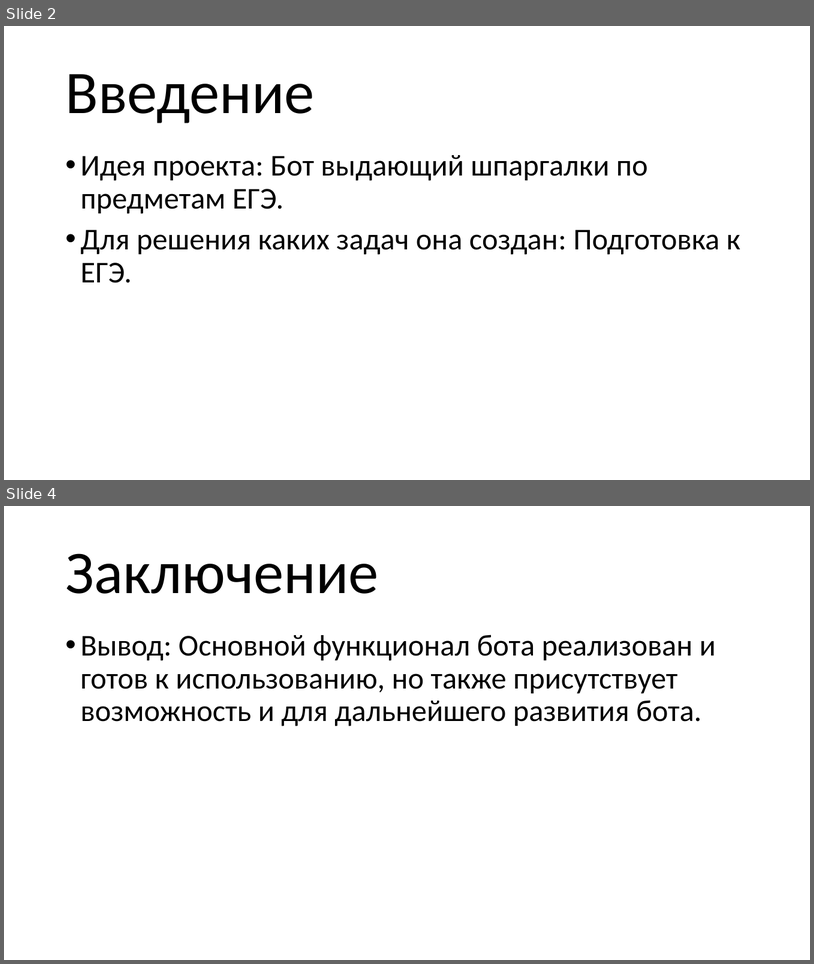
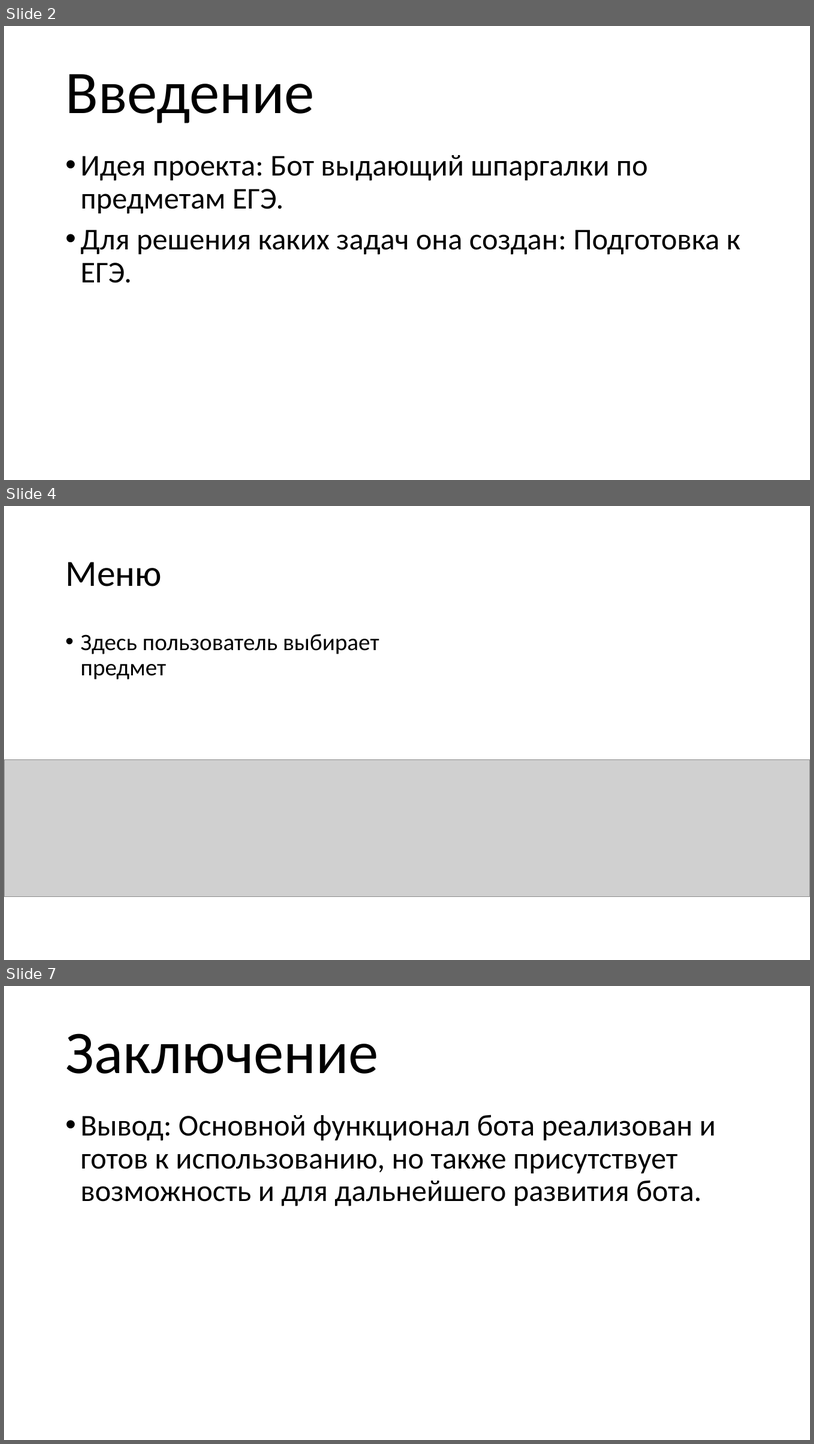
Before and after one commit to pikolala/yandex_project_3, a slide deck: презентация.pptx. Shown one above the other, each under a label of ours: slides 2 and 4 before the commit, slides 2, 4 and 7 after it; the slides between them are not shown. The pictures are 814x964 and 814x1444 pixels, drawn with LibreOffice and Linux fonts; fonts in the diff are those of the drawing; grey boxes stand for pictures. Boxes give left, top, right and bottom in pixels: in the first picture for what was removed or moved away, otherwise in the second. Text is boxed around its words. In the diff, an @@ line names an element or a change of style, - is before the commit and + after.

```diff
--- a/презентация.pptx
+++ b/презентация.pptx
@@ slide 4 added at <box>4,506,810,960</box>, background #FFFFFF @@
@@ title added at <box>65,562,162,586</box>, 44 pt, text #000000 @@
+Меню
@@ text added at <box>81,634,380,679</box>, 28 pt, text #000000 @@
+• Здесь пользователь выбирает предмет
@@ picture added at <box>4,759,810,896</box> @@
@@ what was slide 4 is now slide 7 @@
```
Also in this commit, not shown: 1 slide changed, 2 other slides added, 1 other file.
